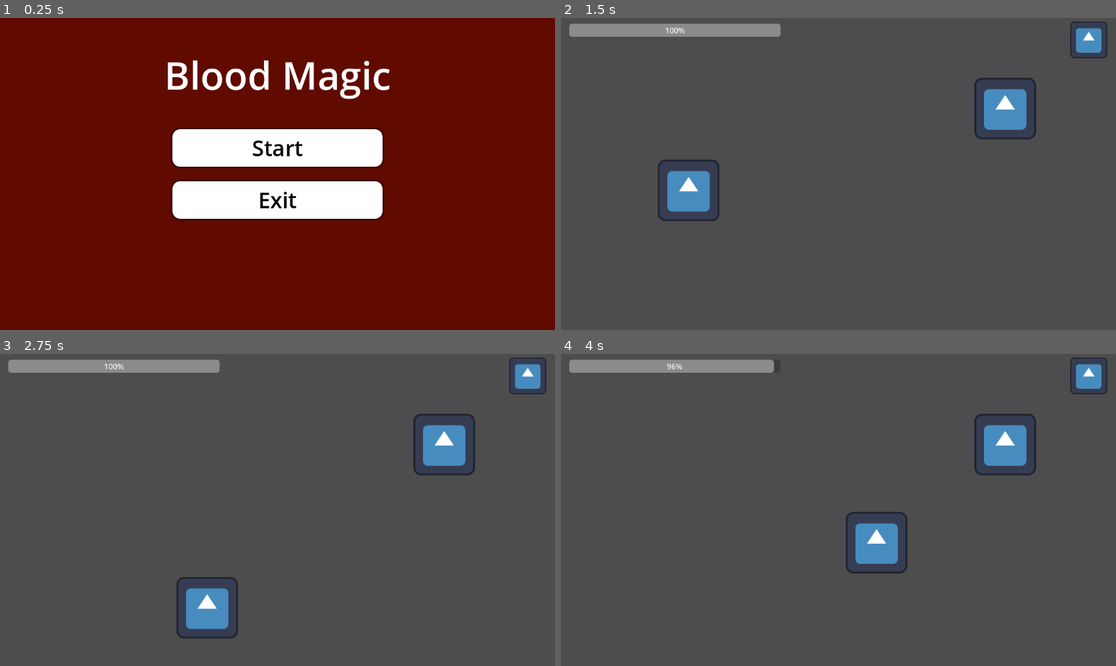
Above: before the commit, frames 1-4 (two rows, left to right).
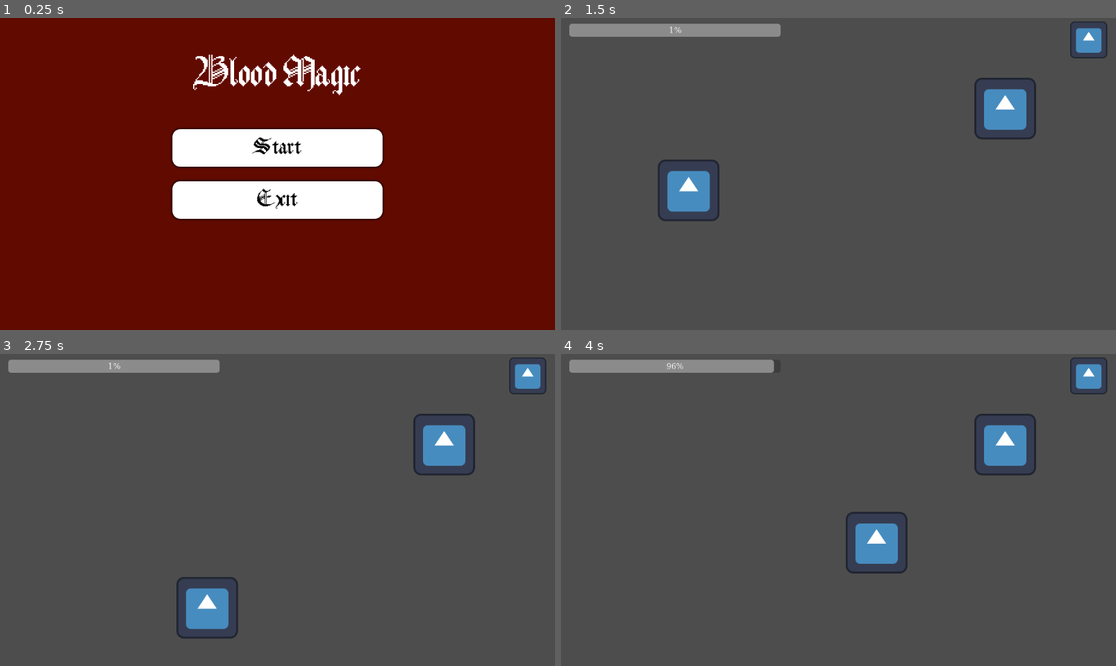
Above: after the commit, the same moments.

Repository: ckfrancois/BloodMagic
Game: Godot game, scene res://scenes/menus/main_menu.tscn
The game is run twice, just before and just after one commit, with the same random seed, the same clock (stepped at 60 frames per second) and the same inputs. The engine's default icon, where the game draws it, is replaced by a stand-in: a white triangle on a blue panel in a dark square.
Inputs:
- Up to frame 1 (0.25 s): no input
- Up to frame 2 (1.5 s): click "Start" at 0.5 s; tap Enter at 1.25 s; hold Right (Right) from 1.28 s (still down); tap Space (Use Item) at 1.35 s
- Up to frame 3 (2.75 s): release Right (Right) at 2.03 s; hold Down (Down) from 2.03 s (still down); tap Space (Use Item) at 2.1 s
- Up to frame 4 (4 s): release Down (Down) at 2.78 s; hold Right (Right) 2.78-3.53 s; tap Space (Use Item) at 2.85, 3.6 s; hold Up (Up) from 3.53 s (still down)

The runs differ from the first frame. In frame 1, 2.7% of the frame differs, in the area x 30-71%, y 11-62%; in frame 2, less than 0.1%; in frame 3, less than 0.1%; in frame 4, less than 0.1%.

Commit message:
Font and Game Over Screen

Diff:
--- /dev/null
+++ b/blood-magic/game_over.gd
@@ -0,0 +1,18 @@
+extends Control
+
+# Called when the node enters the scene tree for the first time.
+func _ready() -> void:
+	pass # Replace with function body.
+
+
+# Called every frame. 'delta' is the elapsed time since the previous frame.
+func _process(delta: float) -> void:
+	pass
+
+
+func _on_start_pressed() -> void:
+	get_tree().change_scene_to_file("res://scenes/modes/overworld.tscn")
+
+
+func _on_exit_pressed() -> void:
+	get_tree().quit()
--- a/blood-magic/project.godot
+++ b/blood-magic/project.godot
@@ -18,6 +18,12 @@
 [autoload]
 
 EventBus="*res://event_bus.gd"
+Global="*res://global.gd"
+
+[gui]
+
+timers/tooltip_delay_sec=0.75
+theme/custom_font="uid://dr5245g3maxne"
 
 [input]
 
@@ -41,6 +47,7 @@
 "events": [Object(InputEventKey,"resource_local_to_scene":false,"resource_name":"","device":-1,"window_id":0,"alt_press …(195 unchanged characters)…
 ]
 }
+config/icon="res://assets/misc/icon.svg"
 "Use Item"={
 "deadzone": 0.2,
 "events": [Object(InputEventKey,"resource_local_to_scene":false,"resource_name":"","device":-1,"window_id":0,"alt_press …(191 unchanged characters)…
--- /dev/null
+++ b/blood-magic/scenes/menus/game_over.tscn
@@ -0,0 +1,111 @@
+[gd_scene load_steps=7 format=3 uid="uid://c1ng43q8h6pdt"]
+
+[ext_resource type="Script" uid="uid://d3018i2y17hcp" path="res://game_over.gd" id="1_ujjcl"]
+
+[sub_resource type="StyleBoxFlat" id="StyleBoxFlat_asori"]
+bg_color = Color(0.380776, 0.0395774, 0, 1)
+
+[sub_resource type="StyleBoxEmpty" id="StyleBoxEmpty_wqhvx"]
+
+[sub_resource type="StyleBoxFlat" id="StyleBoxFlat_tbwuq"]
+bg_color = Color(0.505344, 0.505344, 0.505344, 1)
+corner_radius_top_left = 16
+corner_radius_top_right = 16
+corner_radius_bottom_right = 16
+corner_radius_bottom_left = 16
+shadow_size = 5
+
+[sub_resource type="StyleBoxFlat" id="StyleBoxFlat_racf3"]
+bg_color = Color(0.113665, 0.113665, 0.113665, 1)
+corner_radius_top_left = 16
+corner_radius_top_right = 16
+corner_radius_bottom_right = 16
+corner_radius_bottom_left = 16
+shadow_size = 5
+
+[sub_resource type="StyleBoxFlat" id="StyleBoxFlat_7m3ot"]
+bg_color = Color(1, 1, 1, 1)
+corner_radius_top_left = 16
+corner_radius_top_right = 16
+corner_radius_bottom_right = 16
+corner_radius_bottom_left = 16
+shadow_size = 5
+
+[node name="GameOver" type="Control"]
+layout_mode = 3
+anchors_preset = 15
+anchor_right = 1.0
+anchor_bottom = 1.0
+grow_horizontal = 2
+grow_vertical = 2
+script = ExtResource("1_ujjcl")
+
+[node name="Panel" type="Panel" parent="."]
+layout_mode = 1
+anchors_preset = 15
+anchor_right = 1.0
+anchor_bottom = 1.0
+grow_horizontal = 2
+grow_vertical = 2
+theme_override_styles/panel = SubResource("StyleBoxFlat_asori")
+
+[node name="Game Over" type="Label" parent="."]
+layout_mode = 1
+anchors_preset = 5
+anchor_left = 0.5
+anchor_right = 0.5
+offset_left = -349.0
+offset_top = 41.0
+offset_right = 349.0
+offset_bottom = 195.0
+grow_horizontal = 2
+theme_override_font_sizes/font_size = 80
+text = "Game Over"
+horizontal_alignment = 1
+vertical_alignment = 1
+
+[node name="VBoxContainer" type="VBoxContainer" parent="."]
+layout_mode = 1
+anchors_preset = 8
+anchor_left = 0.5
+anchor_top = 0.5
+anchor_right = 0.5
+anchor_bottom = 0.5
+offset_left = -218.0
+offset_top = -93.0
+offset_right = 218.0
+offset_bottom = 93.0
+grow_horizontal = 2
+grow_vertical = 2
+theme_override_constants/separation = 30
+
+[node name="Start" type="Button" parent="VBoxContainer"]
+layout_mode = 2
+size_flags_vertical = 3
+theme_override_colors/font_hover_color = Color(0, 0, 0, 1)
+theme_override_colors/font_color = Color(0, 0, 0, 1)
+theme_override_colors/font_focus_color = Color(0, 0, 0, 1)
+theme_override_colors/font_pressed_color = Color(0, 0, 0, 1)
+theme_override_font_sizes/font_size = 45
+theme_override_styles/focus = SubResource("StyleBoxEmpty_wqhvx")
+theme_override_styles/hover = SubResource("StyleBoxFlat_tbwuq")
+theme_override_styles/pressed = SubResource("StyleBoxFlat_racf3")
+theme_override_styles/normal = SubResource("StyleBoxFlat_7m3ot")
+text = "Restart"
+
+[node name="Exit" type="Button" parent="VBoxContainer"]
+layout_mode = 2
+size_flags_vertical = 3
+theme_override_colors/font_hover_color = Color(0, 0, 0, 1)
+theme_override_colors/font_color = Color(0, 0, 0, 1)
+theme_override_colors/font_focus_color = Color(0, 0, 0, 1)
+theme_override_colors/font_pressed_color = Color(0, 0, 0, 1)
+theme_override_font_sizes/font_size = 45
+theme_override_styles/focus = SubResource("StyleBoxEmpty_wqhvx")
+theme_override_styles/hover = SubResource("StyleBoxFlat_tbwuq")
+theme_override_styles/pressed = SubResource("StyleBoxFlat_racf3")
+theme_override_styles/normal = SubResource("StyleBoxFlat_7m3ot")
+text = "Quit"
+
+[connection signal="pressed" from="VBoxContainer/Start" to="." method="_on_start_pressed"]
+[connection signal="pressed" from="VBoxContainer/Exit" to="." method="_on_exit_pressed"]
--- a/blood-magic/scenes/modes/battle_manager.gd
+++ b/blood-magic/scenes/modes/battle_manager.gd
@@ -29,6 +29,7 @@
 
 func next_turn():
 	if game_over:
+		game_over_fully()
 		return
 
 
@@ -56,7 +57,7 @@
 
 		var action_to_cast:combat = ai.combat_action()
 		var cultist_to_attack:int = ai.choose_cultist(player, number_of_cultists - deaths)
-		cultist_to_attack = randi_range(1, number_of_cultists - 1)
+		cultist_to_attack = randi_range(0, number_of_cultists - 1)
 
 		# Do the action
 		print(action_to_cast.display_name)
@@ -70,7 +71,6 @@
 		# If all party members are dead, game over
 		if deaths >= number_of_cultists:
 			game_over = true
-			game_over_fully()
 
 		await get_tree().create_timer(0.5).timeout
 		next_turn()
@@ -82,6 +82,7 @@
 func game_over_fully():
 	print("Game OVER!!!")
 	# Game over screen...
+	get_tree().change_scene_to_file("res://scenes/menus/game_over.tscn")
 
 func ai_action(action:combat, cultist_index:int):
 	player.cultist[cultist_index]["currHealth"] -= action.damage;
@@ -103,6 +104,7 @@
 
 		# Set buttons to correct moves
 		buttons[i].text = current_moves[i].display_name
+		buttons[i].set_tooltip_text(current_moves[i].description)
 
 		# Enable buttons
 		for b in buttons:
@@ -125,7 +127,6 @@
 	# If all party members are dead, game over
 	if deaths >= number_of_cultists:
 		game_over = true
-		game_over_fully()
 
 	player.emit_signal("healthUpdate", index)
 	emit_signal("turnIndex")
Binary file added: blood-magic/assets/misc/gothic-pixel-font.ttf
Not shown, added: blood-magic/assets/misc/gothic-pixel-font.ttf.import
Not shown, added: blood-magic/assets/misc/license.txt
Not shown, added: blood-magic/assets/misc/readme.txt
Not shown, added: blood-magic/game_over.gd.uid
